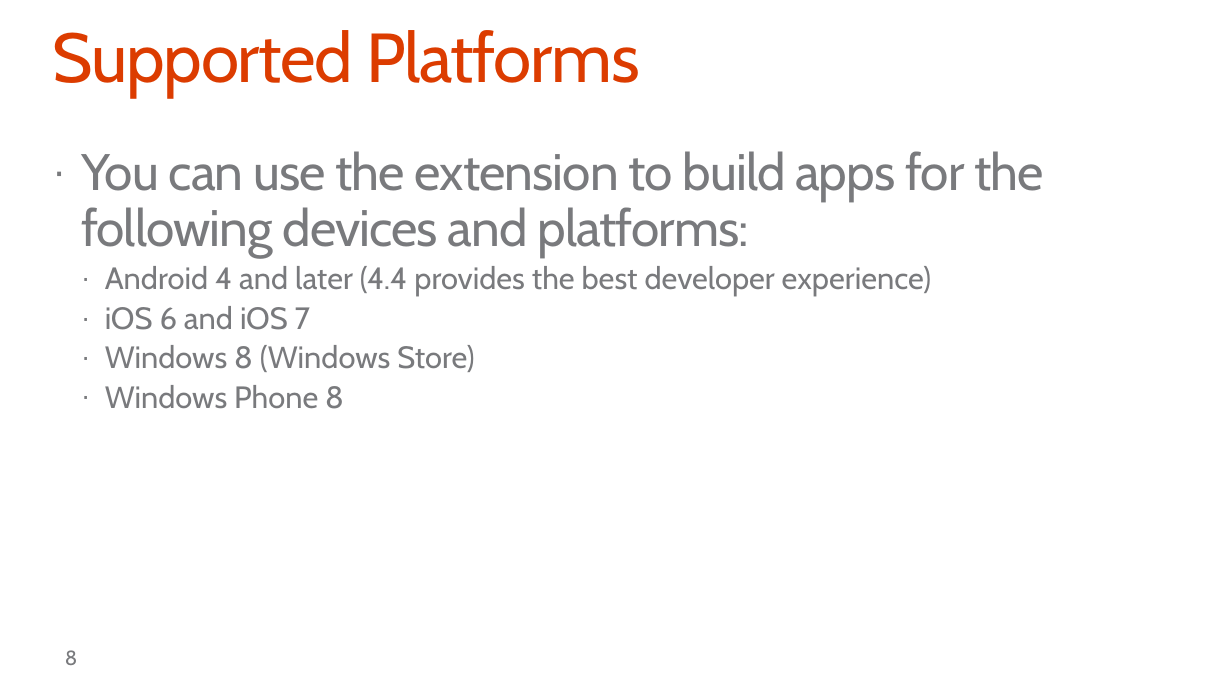
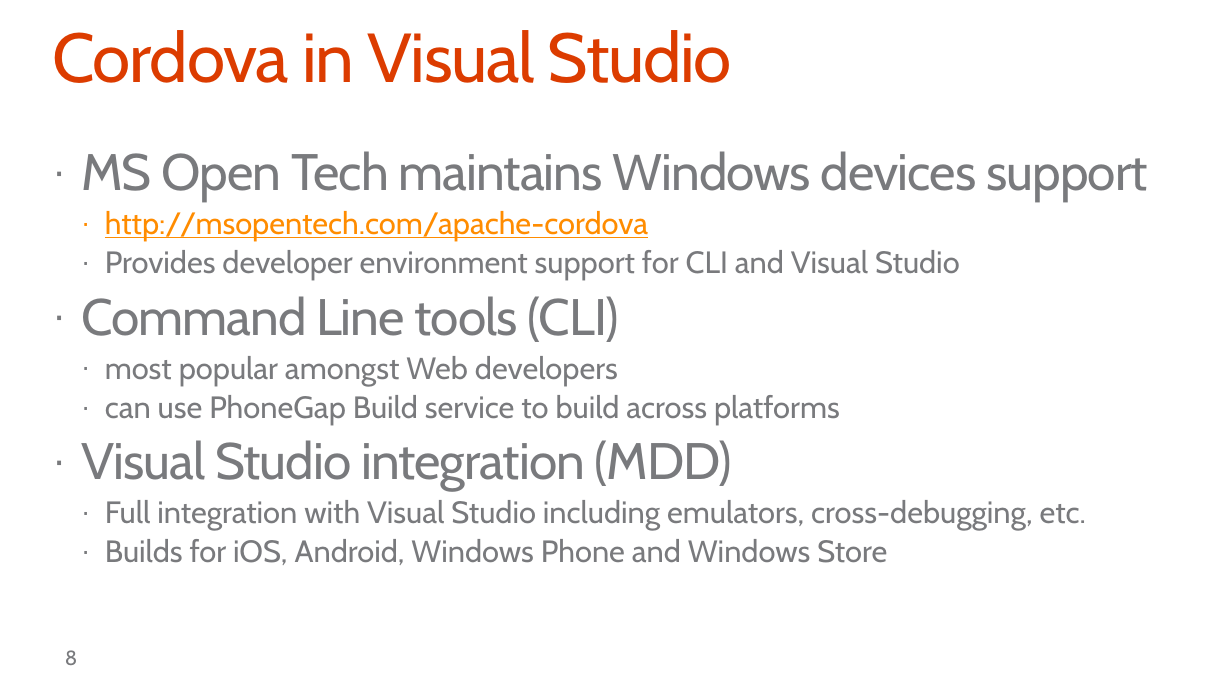
Before and after one commit to OfficeDev/TrainingContent, a slide deck: slide 8 of O3654-1 Deep dive into Mobile Development with Office 365 and Cordova/O3654-1 Deep dive into Mobile Development with Office 365 and Cordova.pptx. Drawn at 1232x693 pixels with LibreOffice and Linux fonts; fonts in the diff are those of the drawing; background and template pictures are left out. Boxes give left, top, right and bottom in pixels: in the first picture for what was removed or moved away, otherwise in the second. Text is boxed around its words. In the diff, an @@ line names an element or a change of style, - is before the commit and + after.

Commit message:
Update to Cordova Deck

```diff
--- a/O3654-1 Deep dive into Mobile Development with Office 365 and Cordova/O3654-1 Deep dive into Mobile Development with Office 365 and Cordova.pptx
+++ b/O3654-1 Deep dive into Mobile Development with Office 365 and Cordova/O3654-1 Deep dive into Mobile Development with Office 365 and Cordova.pptx
@@ title at (x1=52, y1=30, x2=732, y2=83): text changed @@
-Supported Platforms
+Cordova in Visual Studio
@@ text at (x1=81, y1=151, x2=1148, y2=565): text changed @@
-· You can use the extension to build apps for the following devices and platforms:
-  · Android 4 and later (4.4 provides the best developer experience)
-  · iOS 6 and iOS 7
-  · Windows 8 (Windows Store)
-  · Windows Phone 8
+· MS Open Tech maintains Windows devices support
+  · http://msopentech.com/apache-cordova
+  · Provides developer environment support for CLI and Visual Studio
+· Command Line tools (CLI)
+  · most popular amongst Web developers
+  · can use PhoneGap Build service to build across platforms
+· Visual Studio integration (MDD)
+  · Full integration with Visual Studio including emulators, cross-debugging, etc.
+  · Builds for iOS, Android, Windows Phone and Windows Store
```
Also in this commit, not shown: 1 slide removed.
